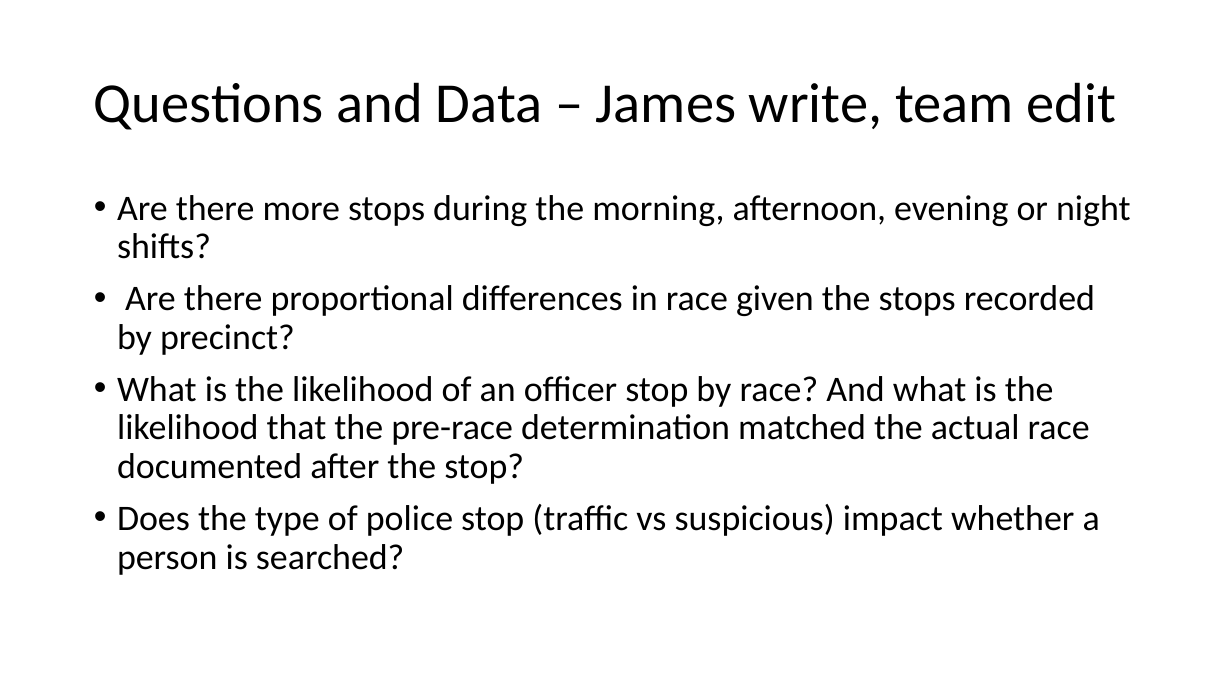
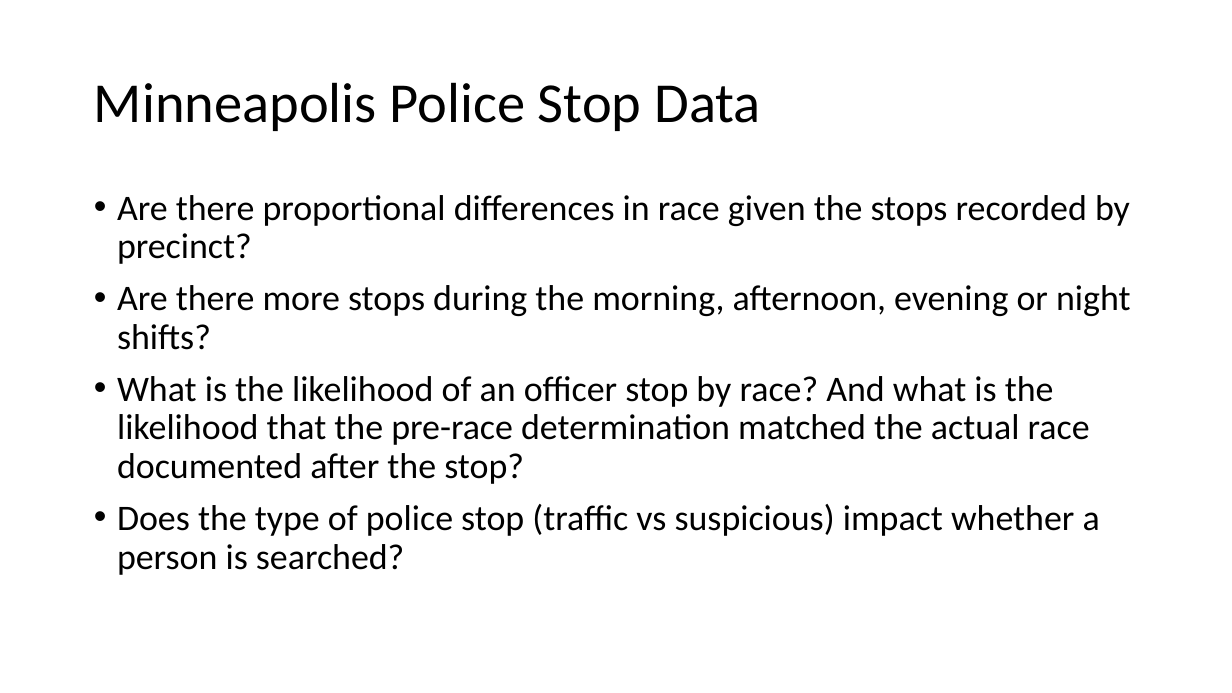
Before and after one commit to elu267/Project_GroupF, a slide deck: slide 3 of Group_F_Minneapolis Police Stops Presentation.pptx. Drawn at 1232x693 pixels with LibreOffice and Linux fonts; fonts in the diff are those of the drawing. Boxes give left, top, right and bottom in pixels: in the first picture for what was removed or moved away, otherwise in the second. Text is boxed around its words. In the diff, an @@ line names an element or a change of style, - is before the commit and + after.

```diff
--- a/Group_F_Minneapolis Police Stops Presentation.pptx
+++ b/Group_F_Minneapolis Police Stops Presentation.pptx
@@ title at bbox=[94, 82, 761, 131]: text changed @@
-Questions and Data – James write, team edit
+Minneapolis Police Stop Data
@@ text at bbox=[117, 195, 1130, 264]: paragraph added @@
+• Are there proportional differences in race given the stops recorded by precinct?
@@ text at bbox=[117, 285, 1095, 355]: paragraph removed @@
-• Are there proportional differences in race given the stops recorded by precinct?
```
Also in this commit, not shown: 1 slide added, 1 slide removed, 15 other files.
